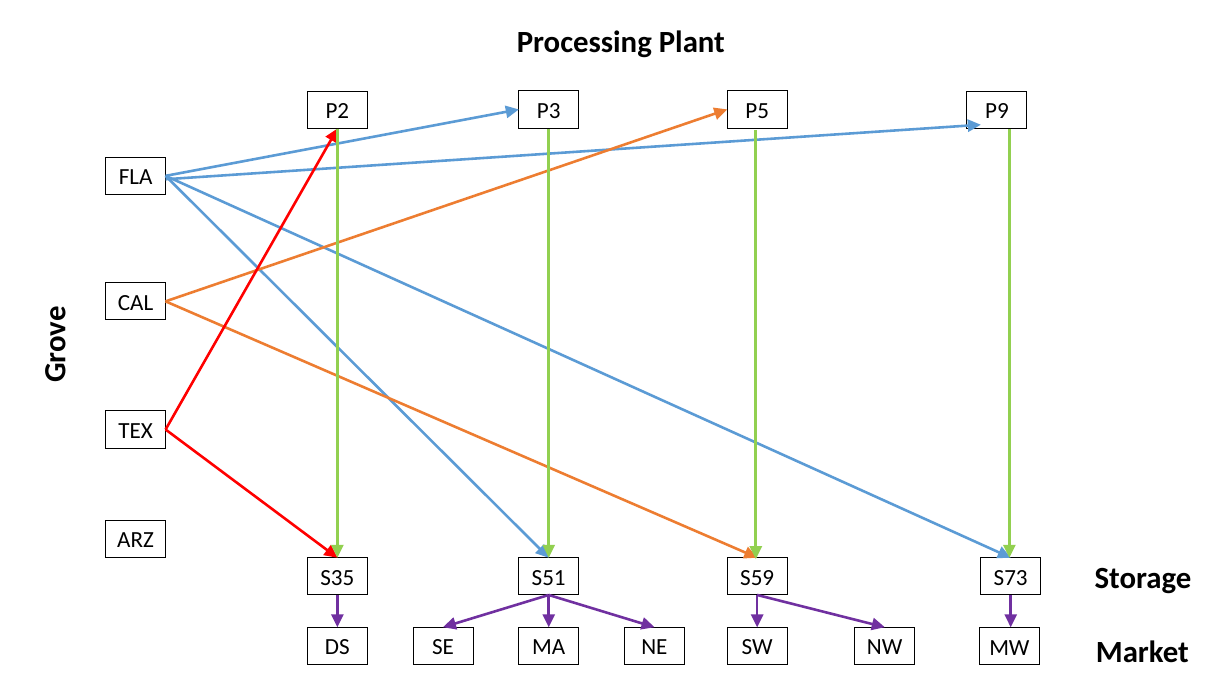
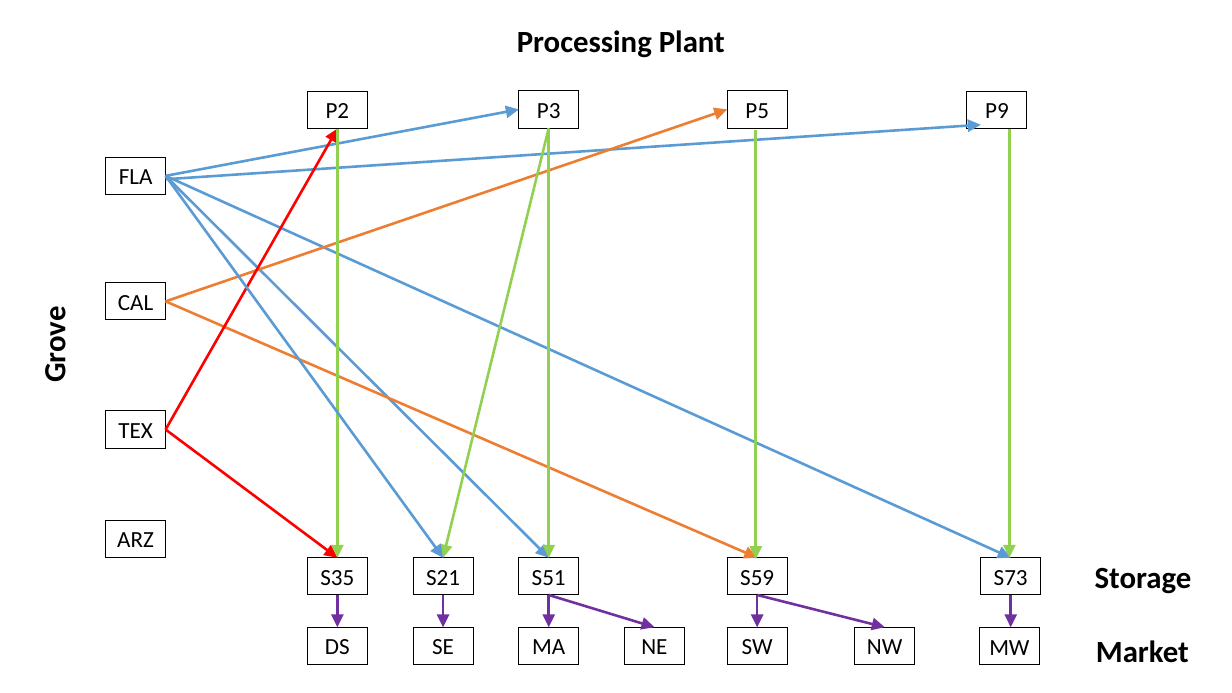
Before and after one commit to edz504/not_grapefruit, a slide deck: slide 1 of reference/network_chart.pptx. Drawn at 1232x693 pixels with LibreOffice and Linux fonts; fonts in the diff are those of the drawing. Boxes give left, top, right and bottom in pixels: in the first picture for what was removed or moved away, otherwise in the second. Text is boxed around its words. In the diff, an @@ line names an element or a change of style, - is before the commit and + after.

```diff
--- a/reference/network_chart.pptx
+++ b/reference/network_chart.pptx
@@ arrow added from (549, 128) to (444, 558), #92D050 2 pt @@
@@ arrow added from (165, 176) to (444, 558), #5B9BD5 2 pt @@
@@ rectangle added at [413, 558, 473, 595], outline #000000 0.75 pt, 18 pt, text #000000 @@
+S21
@@ arrow moved from (549, 595) - (444, 628) to (444, 595) - (444, 628) @@
```
Also in this commit, not shown: 55 other files.
